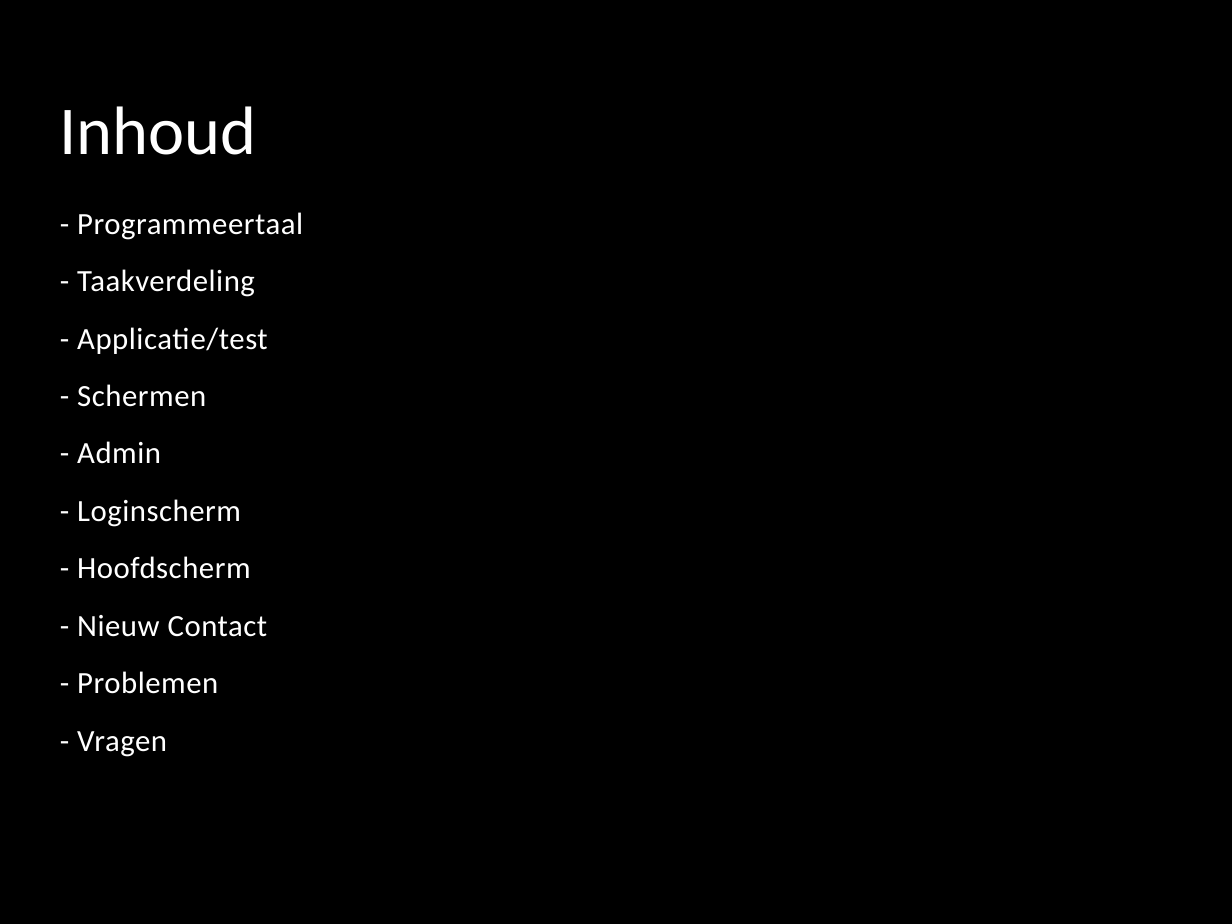
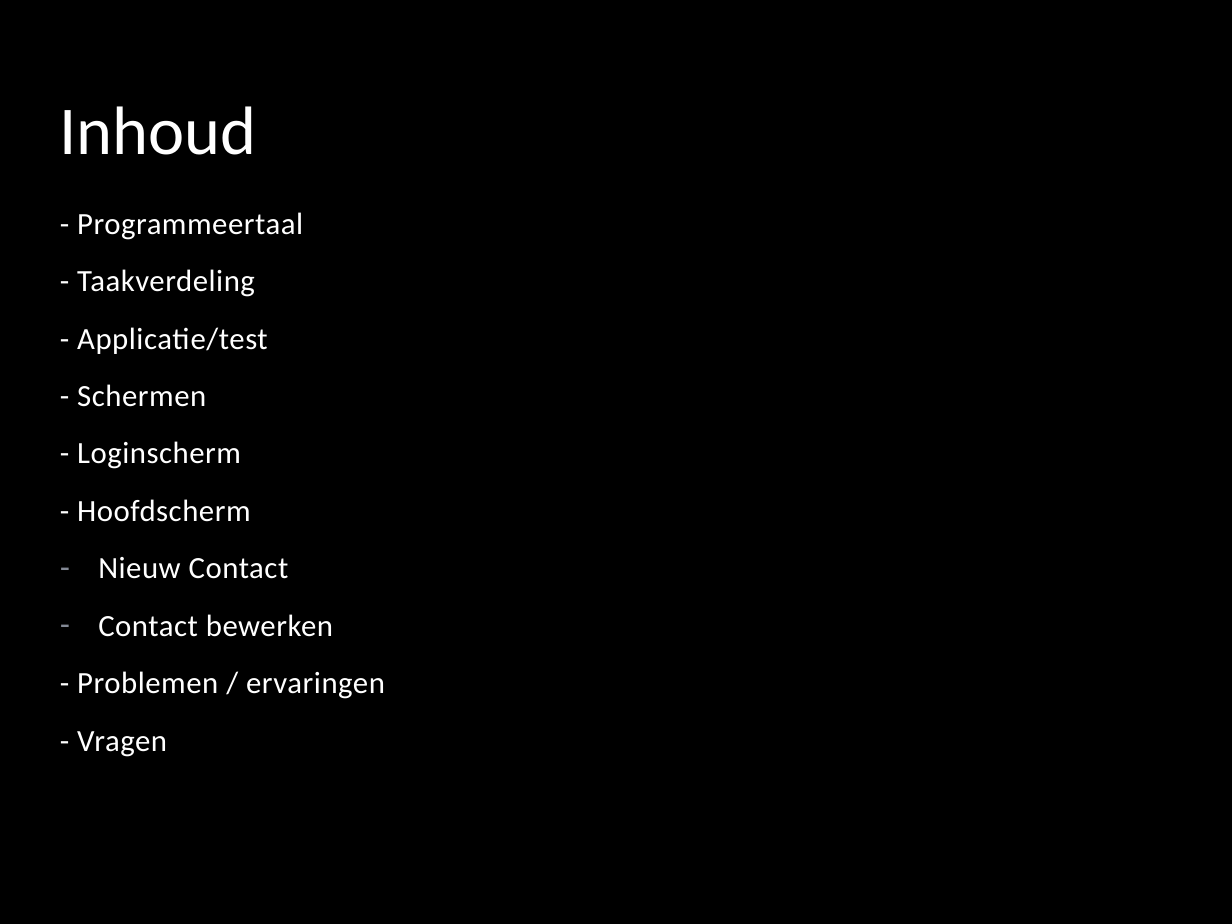
Before and after one commit to Lastje/Project_AOROCJL2, a slide deck: slide 2 of Documenten/Presentatie/Adresboek.pptx. Drawn at 1232x924 pixels with LibreOffice and Linux fonts; fonts in the diff are those of the drawing; background and template pictures are left out. Boxes give left, top, right and bottom in pixels: in the first picture for what was removed or moved away, otherwise in the second. Text is boxed around its words. In the diff, an @@ line names an element or a change of style, - is before the commit and + after.

```diff
--- a/Documenten/Presentatie/Adresboek.pptx
+++ b/Documenten/Presentatie/Adresboek.pptx
@@ text at box(77, 441, 161, 464): paragraph removed @@
-- Admin
@@ text at box(77, 557, 385, 699): text changed @@
-- Nieuw Contact
-- Problemen
+– Nieuw Contact
+– Contact bewerken
+- Problemen / ervaringen
```
Also in this commit, not shown: 2 other slides changed, 2 slides added, 2 slides removed, 1 other file.
